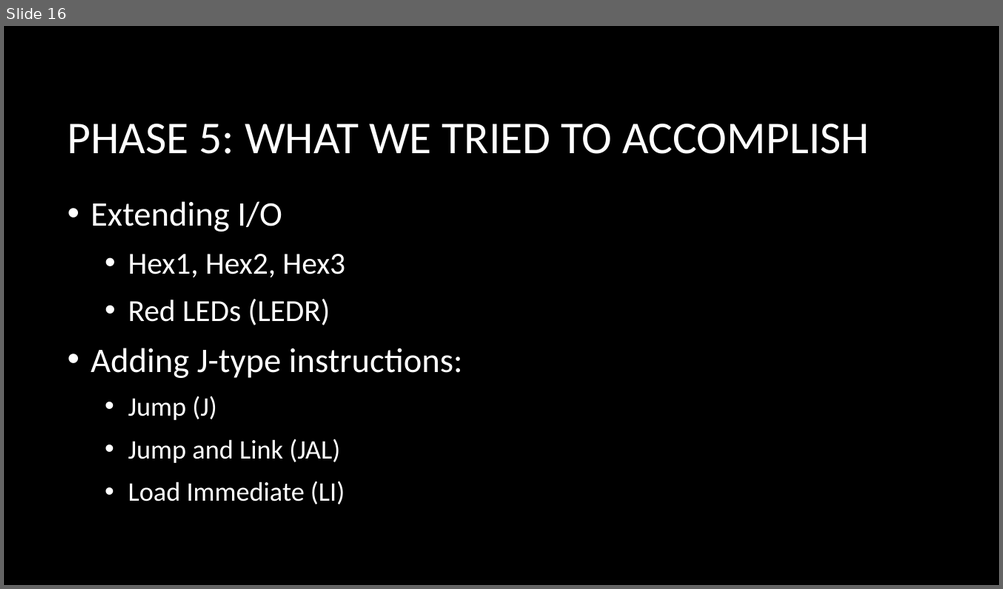
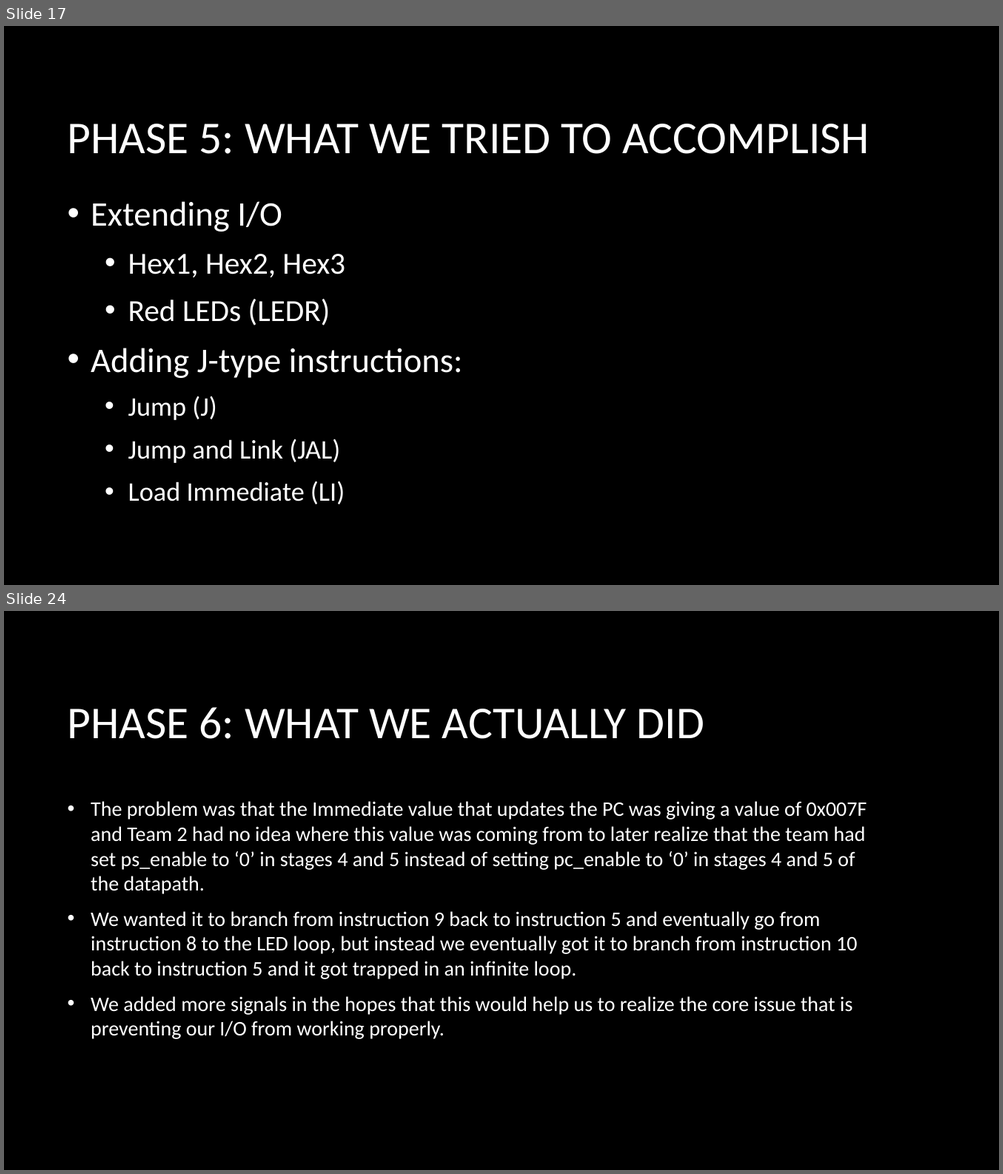
Before and after one commit to sheawinkler/230Project, a slide deck: Part6/The Adventurous Project of building a processor.pptx. Shown one above the other, each under a label of ours: slide 16 before the commit, slides 17 and 24 after it; the slides between them are not shown. The pictures are 1003x589 and 1003x1174 pixels, drawn with LibreOffice and Linux fonts; fonts in the diff are those of the drawing; background and template pictures are left out. Boxes give left, top, right and bottom in pixels: in the first picture for what was removed or moved away, otherwise in the second. Text is boxed around its words. In the diff, an @@ line names an element or a change of style, - is before the commit and + after.

```diff
--- a/Part6/The Adventurous Project of building a processor.pptx
+++ b/Part6/The Adventurous Project of building a processor.pptx
@@ slide 24 added at (x1=4, y1=611, x2=999, y2=1170), background picture (left out) @@
@@ title added at (x1=68, y1=707, x2=704, y2=739), 44 pt, text #FFFFFF @@
+PHASE 6: WHAT WE ACTUALLY DID
@@ text added at (x1=91, y1=801, x2=867, y2=1039), 20 pt, text #FFFFFF @@
+• The problem was that the Immediate value that updates the PC was giving a value of 0x007F and Team 2 had no idea where this value was coming from to later realize that the team had set ps_enable to ‘0’ in stages 4 and 5 instead of setting pc_enable to ‘0’ in stages 4 and 5 of the datapath.
+• We wanted it to branch from instruction 9 back to instruction 5 and eventually go from instruction 8 to the LED loop, but instead we eventually got it to branch from instruction 10 back to instruction 5 and it got trapped in an infinite loop.
+• We added more signals in the hopes that this would help us to realize the core issue that is preventing our I/O from working properly.
@@ what was slide 16 is now slide 17 @@
```
Also in this commit, not shown: 19 slides changed, 5 other slides added, 2 slides removed.
